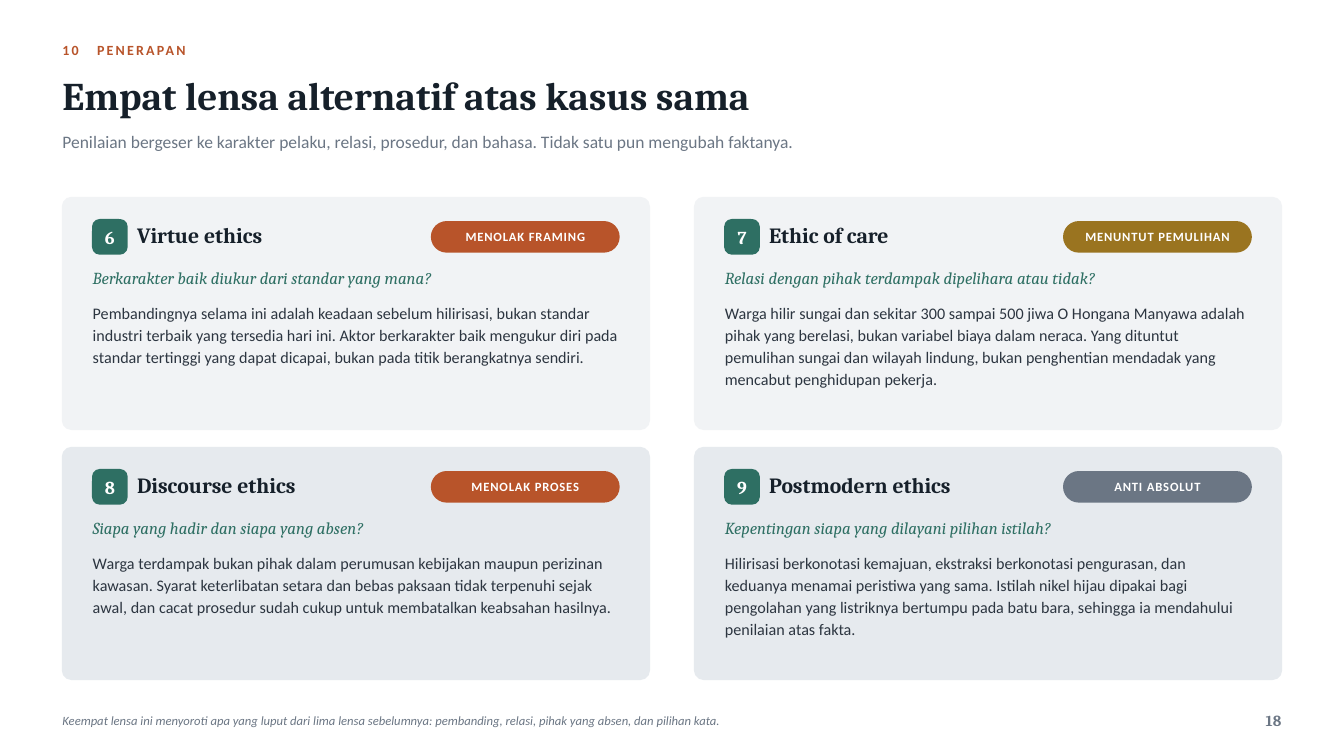
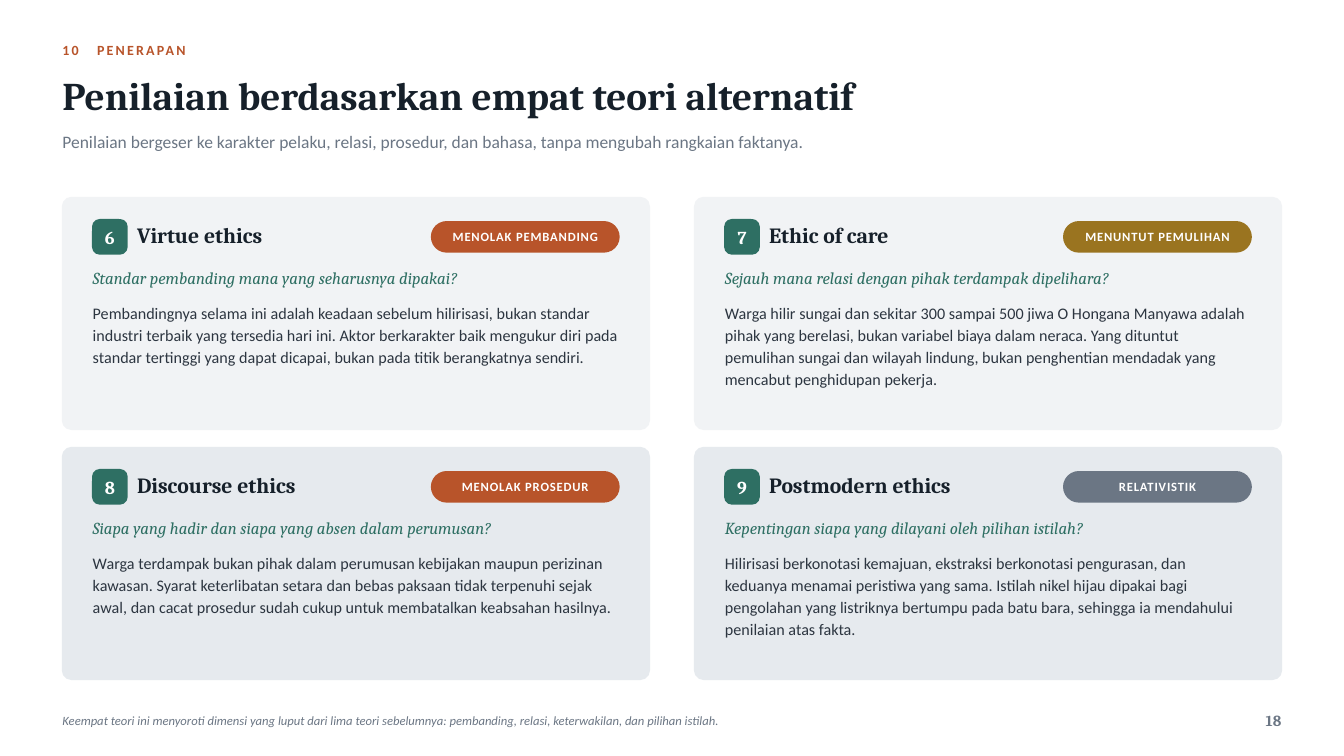
Before and after one commit to aslihabnuri/Dom-Manipulation, a slide deck: slide 18 of business-ethics/Evaluating-Business-Ethics-Hilirisasi-Nikel.pptx. Drawn at 1344x756 pixels with LibreOffice and Linux fonts; fonts in the diff are those of the drawing. Boxes give left, top, right and bottom in pixels: in the first picture for what was removed or moved away, otherwise in the second. Text is boxed around its words. In the diff, an @@ line names an element or a change of style, - is before the commit and + after.

```diff
--- a/business-ethics/Evaluating-Business-Ethics-Hilirisasi-Nikel.pptx
+++ b/business-ethics/Evaluating-Business-Ethics-Hilirisasi-Nikel.pptx
@@ text at (62,82,854,119): text changed @@
-Empat lensa alternatif atas kasus sama
+Penilaian berdasarkan empat teori alternatif
@@ text at (62,136,802,151): text changed @@
-Penilaian bergeser ke karakter pelaku, relasi, prosedur, dan bahasa. Tidak satu pun mengubah faktanya.
+Penilaian bergeser ke karakter pelaku, relasi, prosedur, dan bahasa, tanpa mengubah rangkaian faktanya.
@@ text at (453,232,598,241): text changed @@
-MENOLAK FRAMING
+MENOLAK PEMBANDING
@@ text at (93,272,457,288): text changed @@
-Berkarakter baik diukur dari standar yang mana?
+Standar pembanding mana yang seharusnya dipakai?
@@ text at (725,272,1108,288): text changed @@
-Relasi dengan pihak terdampak dipelihara atau tidak?
+Sejauh mana relasi dengan pihak terdampak dipelihara?
@@ text at (462,482,588,491): text changed @@
-MENOLAK PROSES
+MENOLAK PROSEDUR
@@ text at (1119,483,1196,491): text changed @@
-ANTI ABSOLUT
+RELATIVISTIK
@@ text at (93,522,491,538): text changed @@
-Siapa yang hadir dan siapa yang absen?
+Siapa yang hadir dan siapa yang absen dalam perumusan?
@@ text at (725,522,1083,538): text changed @@
-Kepentingan siapa yang dilayani pilihan istilah?
+Kepentingan siapa yang dilayani oleh pilihan istilah?
@@ text at (62,716,719,727): text changed @@
-Keempat lensa ini menyoroti apa yang luput dari lima lensa sebelumnya: pembanding, relasi, pihak yang absen, dan pilihan kata.
+Keempat teori ini menyoroti dimensi yang luput dari lima teori sebelumnya: pembanding, relasi, keterwakilan, dan pilihan istilah.
```
Also in this commit, not shown: 19 other slides changed, 1 other file.
